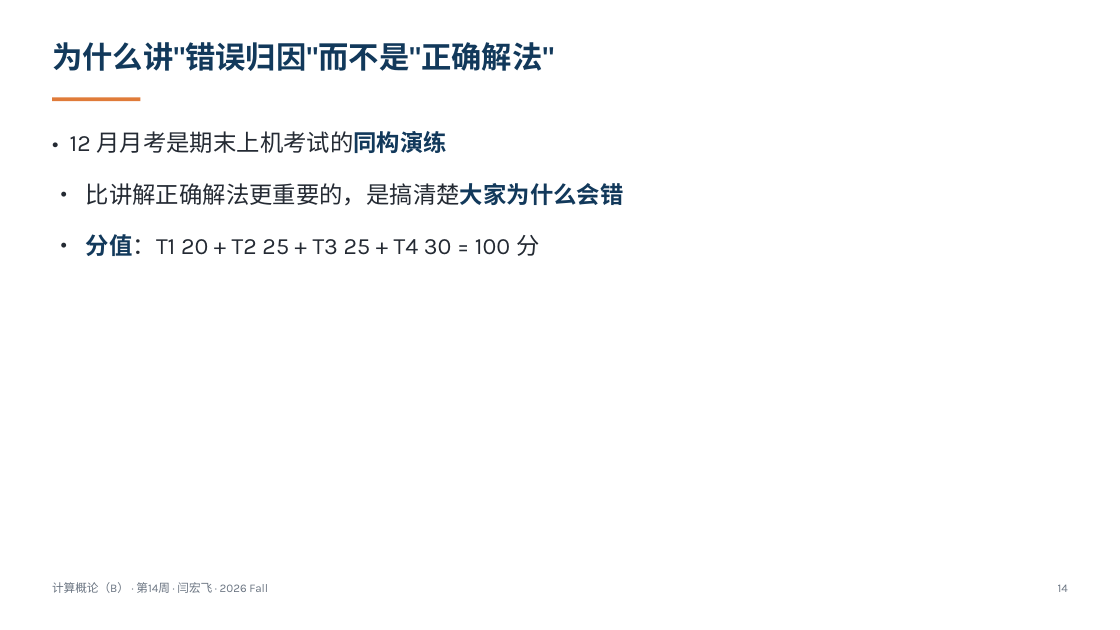
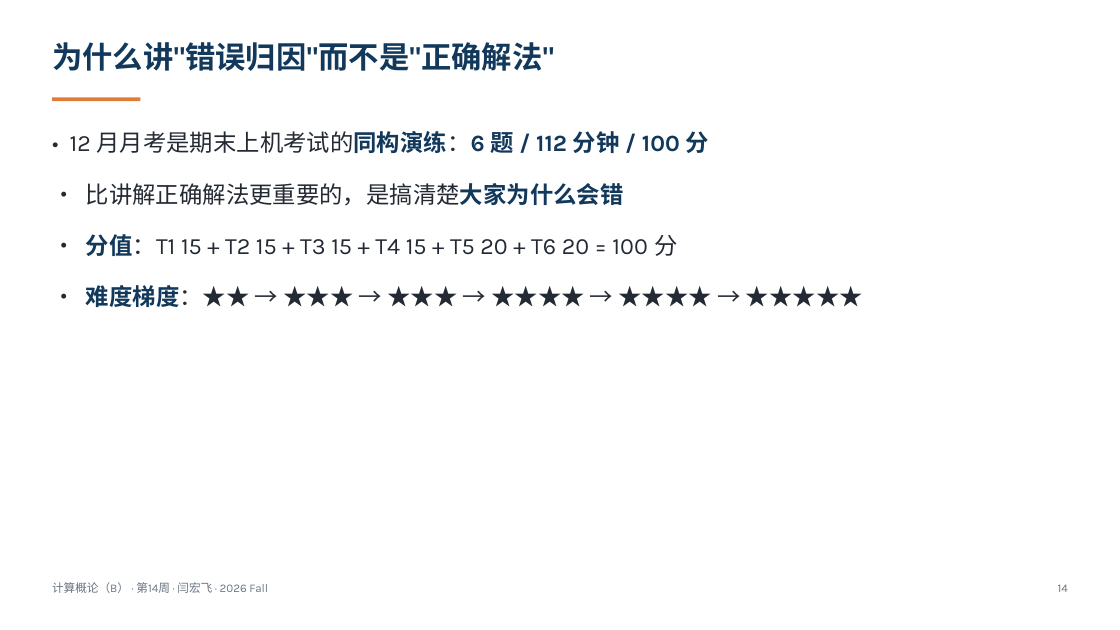
Before and after one commit to GMyhf/2026fall-cs101, a slide deck: slide 14 of courseware/202612_ADS_W14_AI_Literacy_Exam_Recap.pptx. Drawn at 1120x630 pixels with LibreOffice and Linux fonts; fonts in the diff are those of the drawing. Boxes give left, top, right and bottom in pixels: in the first picture for what was removed or moved away, otherwise in the second. Text is boxed around its words. In the diff, an @@ line names an element or a change of style, - is before the commit and + after.

```diff
--- a/courseware/202612_ADS_W14_AI_Literacy_Exam_Recap.pptx
+++ b/courseware/202612_ADS_W14_AI_Literacy_Exam_Recap.pptx
@@ text at (70,128,709,158): text changed; text colour #242A33 to #12395B; bold on @@
-• 12 月月考是期末上机考试的同构演练
+• 12 月月考是期末上机考试的同构演练：6 题 / 112 分钟 / 100 分
@@ text at (86,234,677,307): text changed @@
-• 分值：T1 20 + T2 25 + T3 25 + T4 30 = 100 分
+• 分值：T1 15 + T2 15 + T3 15 + T4 15 + T5 20 + T6 20 = 100 分
+• 难度梯度：★★ → ★★★ → ★★★ → ★★★★ → ★★★★ → ★★★★★
```
Also in this commit, not shown: 10 other slides changed, 4 slides added, 32 other files.
